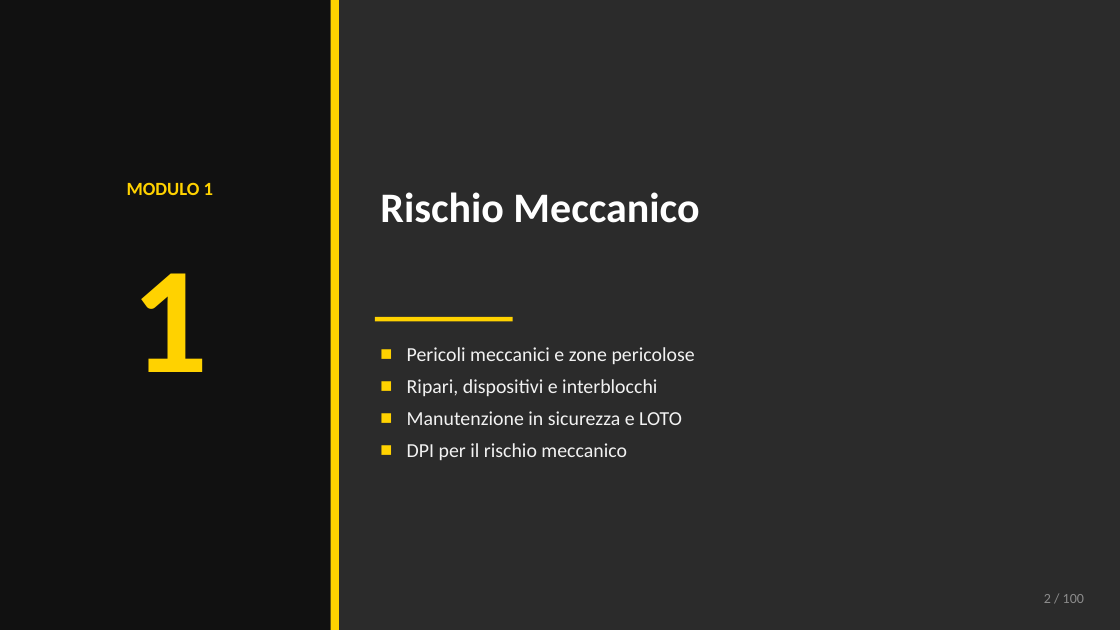
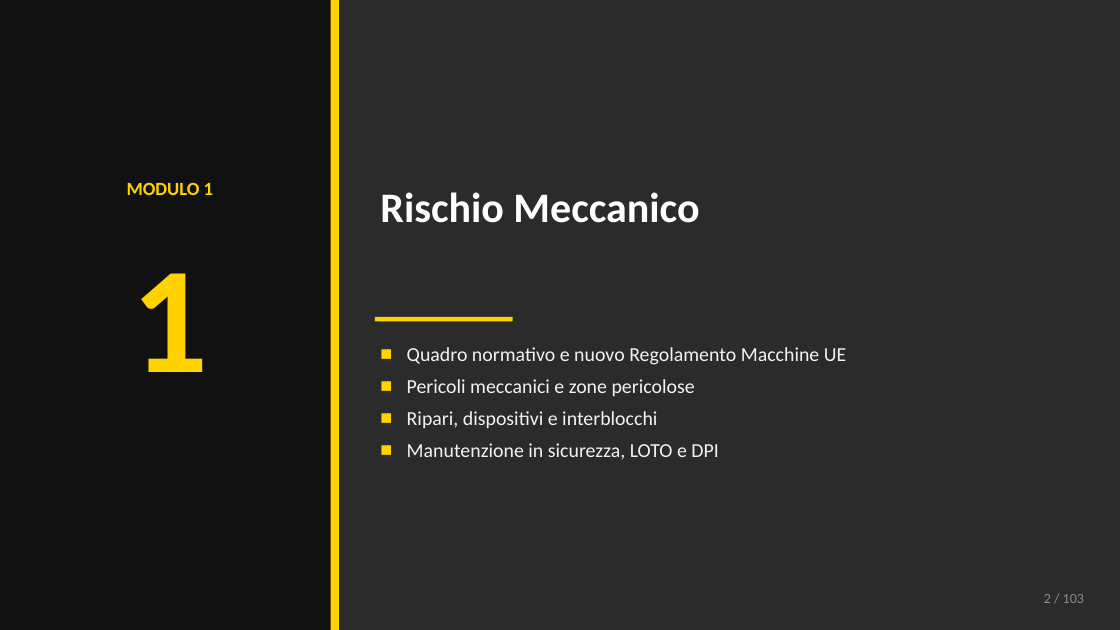
Before and after one commit to banditprodo-hue/ITALIC, a slide deck: slide 2 of SLIDE RISCHIO MECCANICO.pptx. Drawn at 1120x630 pixels with LibreOffice and Linux fonts; fonts in the diff are those of the drawing. Boxes give left, top, right and bottom in pixels: in the first picture for what was removed or moved away, otherwise in the second. Text is boxed around its words. In the diff, an @@ line names an element or a change of style, - is before the commit and + after.

Commit message:
Aggiunge il nuovo Regolamento Macchine (UE) 2023/1230
- 3 nuove slide nel Modulo 1: novita', alto rischio, cybersecurity, IA,
  modifiche sostanziali e periodo transitorio (applicazione dal 20/01/2027)
- Aggiorna il quadro normativo e il footer di copertina
- Numerazione slide resa dinamica (totale 103)

```diff
--- a/SLIDE RISCHIO MECCANICO.pptx
+++ b/SLIDE RISCHIO MECCANICO.pptx
@@ text at (x1=407, y1=347, x2=846, y2=365): paragraph added @@
+■ Quadro normativo e nuovo Regolamento Macchine UE
@@ text at (x1=407, y1=443, x2=718, y2=459): text changed @@
-■ Manutenzione in sicurezza e LOTO
-■ DPI per il rischio meccanico
+■ Manutenzione in sicurezza, LOTO e DPI
@@ text at (x1=1044, y1=594, x2=1084, y2=603): text changed @@
-2 / 100
+2 / 103
```
Also in this commit, not shown: 98 other slides changed, 3 slides added, 1 other file.
